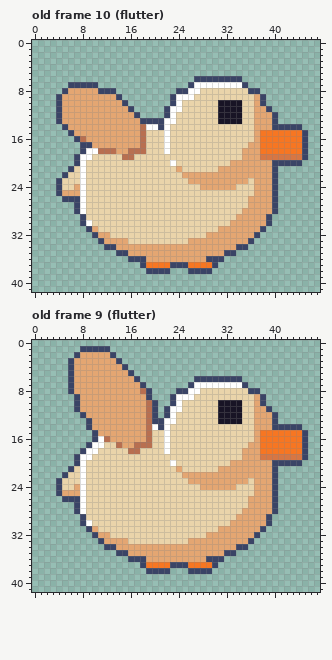
Two versions of one pixel-art file, art/bird/bird.aseprite. Above is the file before it was changed.
48x42 pixels, 21 frames. Shown: old frame 10 (flutter), old frame 9 (flutter). The commit also changed other frames, which this record leaves out.
The result:
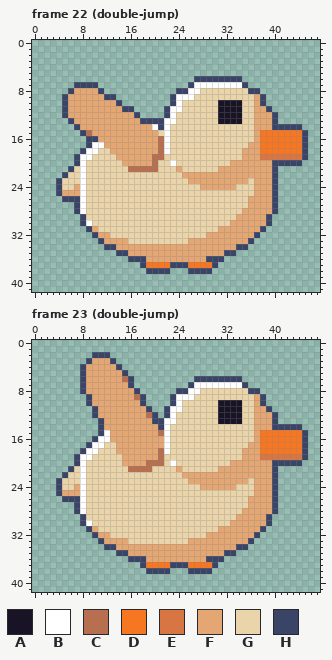
Palette (. is transparent): A #181425  B #ffffff  C #b86f50  D #f77622  E #d77643  F #e4a672  G #ead4aa  H #3a4466
A new or re-ordered frame is compared with the old frame closest to it.
Commit message: Give Chibi a quick rounded wing flutter on the second jump
Diff:
frames 21 -> 25
Frame 22 (double-jump) is new; against old frame 10 (flutter):
Colour F gives way to colour B in row 17 at x 10 to 11.
Colour F gives way to colour C in row 15 at x 9.
Colour G gives way to colour C in rows 16 to 18 at x 21; in row 19 at x 20 to 21; in row 20 at x 20; in row 21 at x 16 to 20.
Colour B gives way to colour F in row 14 at x 19.
Colour C gives way to colour F in rows 14 to 17 at x 18; in row 18 at x 13 and 16 to 18; in row 19 at x 15 to 16.
Colour G gives way to colour F in rows 15 to 18 at x 19 to 20; in row 19 at x 14 and 17 to 19; in row 20 at x 15 to 19.
Colour C gives way to colour G in row 18 at x 11 to 12.
Colour F gives way to colour H in row 8 at x 6; in row 9 at x 5 and 12 to 13; in row 10 at x 5 and 14; in row 11 at x 5 and 15; in row 12 at x 5; in row 13 at x 6.
Colour F gives way to colour H in row 14 at x 7; in row 15 at x 8; in row 16 at x 9 to 10.
The author cleared colour C in row 16 at x 8.
The author cleared colour F in row 13 at x 5; in row 14 at x 6; in row 15 at x 7.
The author cleared colour H in row 7 at x 6; in row 8 at x 5 and 12 to 13; in row 9 at x 4 and 14; in row 10 at x 4 and 15; in rows 11 to 13 at x 4; in row 14 at x 5.
The author cleared colour H in row 15 at x 6; in row 16 at x 7; in row 17 at x 8.
Frame 23 (double-jump) is new; against old frame 9 (flutter):
Colour C gives way to colour B in row 16 at x 12.
Colour F gives way to colour B in row 15 at x 12.
Colour F gives way to colour C in row 6 at x 15; in row 9 at x 17.
Colour G gives way to colour C in row 15 at x 21; in rows 18 to 19 at x 21; in row 20 at x 19 to 21; in row 21 at x 16 to 19.
Colour B gives way to colour F in row 14 at x 20.
Colour C gives way to colour F in rows 13 to 16 at x 19; in row 17 at x 14 and 17 to 19; in row 18 at x 16 to 17.
Colour G gives way to colour F in row 15 at x 20; in rows 16 to 17 at x 20 to 21; in row 18 at x 14 to 15 and 18 to 20; in row 19 at x 15 to 20; in row 20 at x 15 to 18.
Colour C gives way to colour H in row 11 at x 19.
Colour F gives way to colour H in row 2 at x 10 to 12; in row 3 at x 9 and 13; in row 4 at x 8 and 14; in row 5 at x 8 and 15; in rows 6 to 7 at x 8 and 16; in row 8 at x 8 and 17.
Colour F gives way to colour H in rows 9 to 10 at x 9 and 18; in rows 11 to 12 at x 10; in rows 13 to 15 at x 11.
The author cleared colour C in row 8 at x 18; in row 10 at x 19.
The author cleared colour F in row 2 at x 8 to 9; in row 3 at x 7 to 8; in rows 4 to 6 at x 7; in row 7 at x 7 and 17; in row 8 at x 7; in rows 9 to 10 at x 8.
The author cleared colour F in row 11 at x 8 to 9; in row 12 at x 9; in rows 13 to 14 at x 10.
The author cleared colour H in row 1 at x 8 to 12; in row 2 at x 7 and 13; in row 3 at x 6 and 14; in row 4 at x 6 and 15; in row 5 at x 6 and 16; in row 6 at x 6 and 17.
The author cleared colour H in row 7 at x 6 and 18; in row 8 at x 6 and 19; in row 9 at x 7 and 19; in rows 10 to 11 at x 7 and 20; in row 12 at x 8; in rows 13 to 14 at x 9.
The author cleared colour H in row 15 at x 10.
Changed places in both pictures, as pixel boxes (x1, y1, x2, y2):
changed: (56, 82, 164, 172)
changed: (68, 346, 164, 472)
